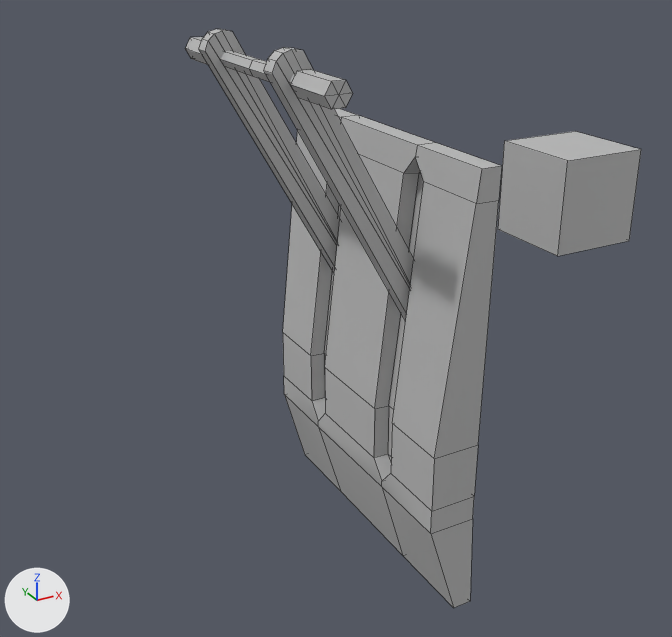
A saved change to the FBX model GraduationGame unity/3DAssets/040_model/010_prop/leverA/live/leverA.fbx.
Before and after are seen from a 50 mm lens placed at (-0.0326, -0.0283, 0.0329), pointed at (-0.0169, 0.0002, 0.0186). The lights are fixed; the arrows at lower left show +X, +Y and +Z. Mesh edges are drawn as thin lines. Where no turn or scale is listed for an object, it has been applied to the vertices. Vertices at the same position are counted once.

The older version as bpy lines, for what is in view:
```python
me_mesh = bpy.data.meshes.new('Mesh')
me_mesh.from_pydata(...)  # a box spanning x -0.00804..-0.0042, y -0.00192..0.00192, z 0.02025..0.02409
me_mesh.materials.append(mat_lambert1)  # grey #bcbcbc
me_mesh_001 = bpy.data.meshes.new('Mesh.001')
me_mesh_001.from_pydata(...)  # 156 vertices, 152 faces; spans x -0.021..-0.0144, y -0.0064..0.0057, z 0.0092..0.0291
me_mesh_001.materials.append(mat_lambert1)  # grey #bcbcbc
ob_lever_geo = bpy.data.objects.new('lever_geo', me_mesh_001)
ob_lever_geo.location = (0.0, 0.0, 0.0)
ob_triggercube_geo = bpy.data.objects.new('triggerCube_geo', me_mesh)
ob_triggercube_geo.location = (0.0, 0.0, 0.0)
```
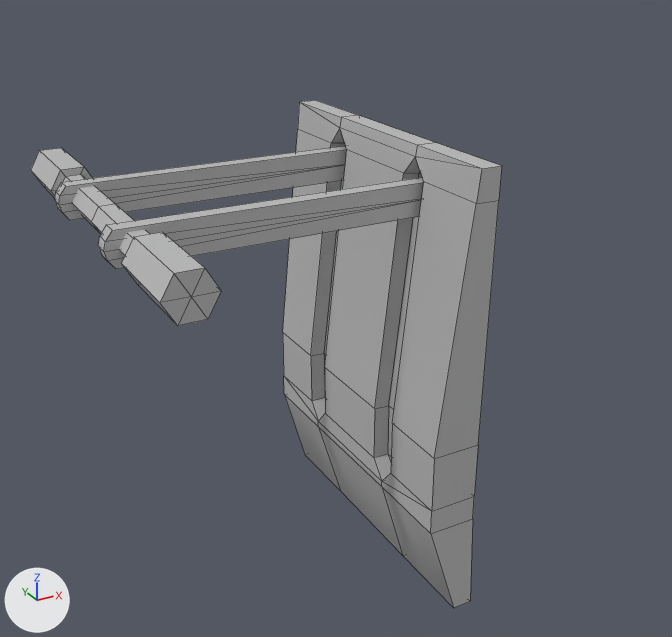
Commit message: lever Update

The change, as a list of edits to the scene's bpy script:
```text
Change me_mesh_001:
    used by ob_lever_geo; location = (0.0, 0.0, 0.0)
    remove me_mesh_001.from_pydata(...)  # 156 vertices, 152 faces; spans x -0.021..-0.0144, y -0.0064..0.0057, z 0.0092..0.0291
    add me_mesh_001.from_pydata(...)  # 150 vertices, 152 faces; spans x -0.0263..-0.0149, y -0.0076..0.0069, z 0.0092..0.0258
    me_mesh_001 part 1: the loose piece of 16 vertices spanning x -0.021..-0.0144, y 0.002..0.0025, z 0.0188..0.0291 is turned -60.1 degrees about the y axis through its middle, then moved by (-0.0028, 0.0, 0.0)
    me_mesh_001 part 2: the loose piece of 16 vertices spanning x -0.021..-0.0144, y -0.0033..-0.0027, z 0.0188..0.0291 is turned -60.1 degrees about the y axis through its middle, then moved by (-0.0028, 0.0, 0.0)
    me_mesh_001 part 3
    3 faces are deleted
    6 new faces join them
    me_mesh_001 part 4
    44 vertices are removed from x -0.0206..-0.0197, y -0.0057..0.005, z 0.0278..0.0286
    57 faces are deleted
    6 vertices move from x -0.0203..-0.02, y -0.0004..0.0036, z 0.028 to x -0.0251..-0.0246, y -0.0004..0.0037, z 0.0233..0.024
    26 vertices are added at x -0.0262..-0.0246, y -0.0076..0.0069, z 0.0233..0.0247
    12 new vertices lie (0.0, 0.0032, 0.0) away from vertices in x -0.0262..-0.02, y -0.0076..0.0037, z 0.0233..0.028
    54 new faces join them
Remove ob_triggercube_geo:
    ob_triggercube_geo = bpy.data.objects.new('triggerCube_geo', me_mesh)
    ob_triggercube_geo.location = (0.0, 0.0, 0.0)
```

Boxes (x1, y1, x2, y2) around the edits, measured in the pictures (672 x 637 px; the box of a moved part takes in the faces that stretch with it):
'lever_geo', reshaped (48% wider, 12% shorter)
    before: (185, 29, 502, 608)
    after: (31, 100, 502, 608)
'triggerCube_geo', deleted
    before: (498, 131, 641, 256)
part 1 of me_mesh_001, moved or reshaped
    before: (199, 29, 340, 272)
    after: (55, 146, 347, 220)
part 2 of me_mesh_001, moved or reshaped
    before: (264, 47, 414, 321)
    after: (98, 177, 424, 269)
part 3 of me_mesh_001, built on
    both: (284, 376, 432, 534)
part 4 of me_mesh_001, moved or reshaped
    before: (185, 37, 482, 204)
    after: (31, 102, 482, 326)
